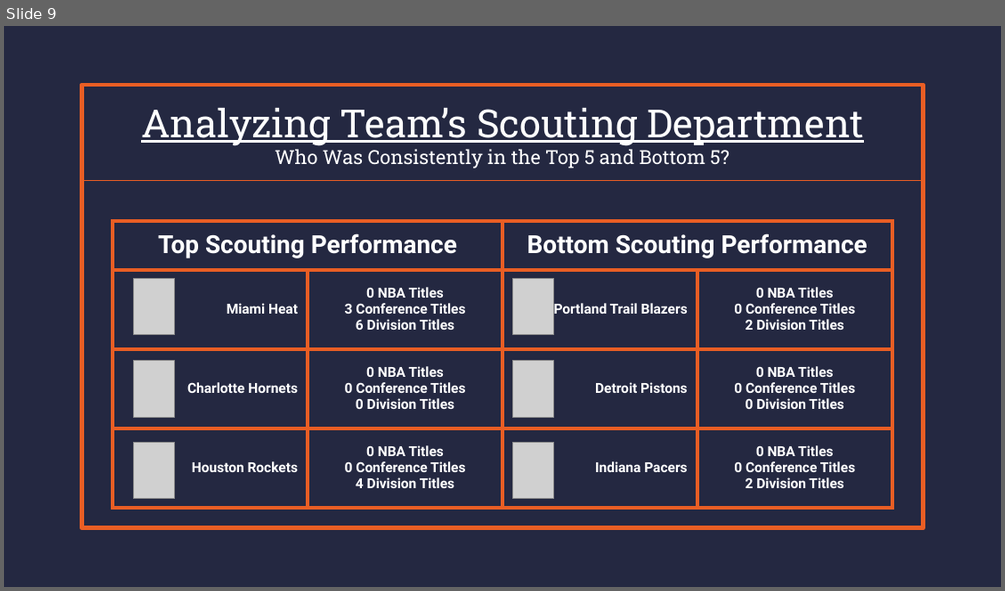
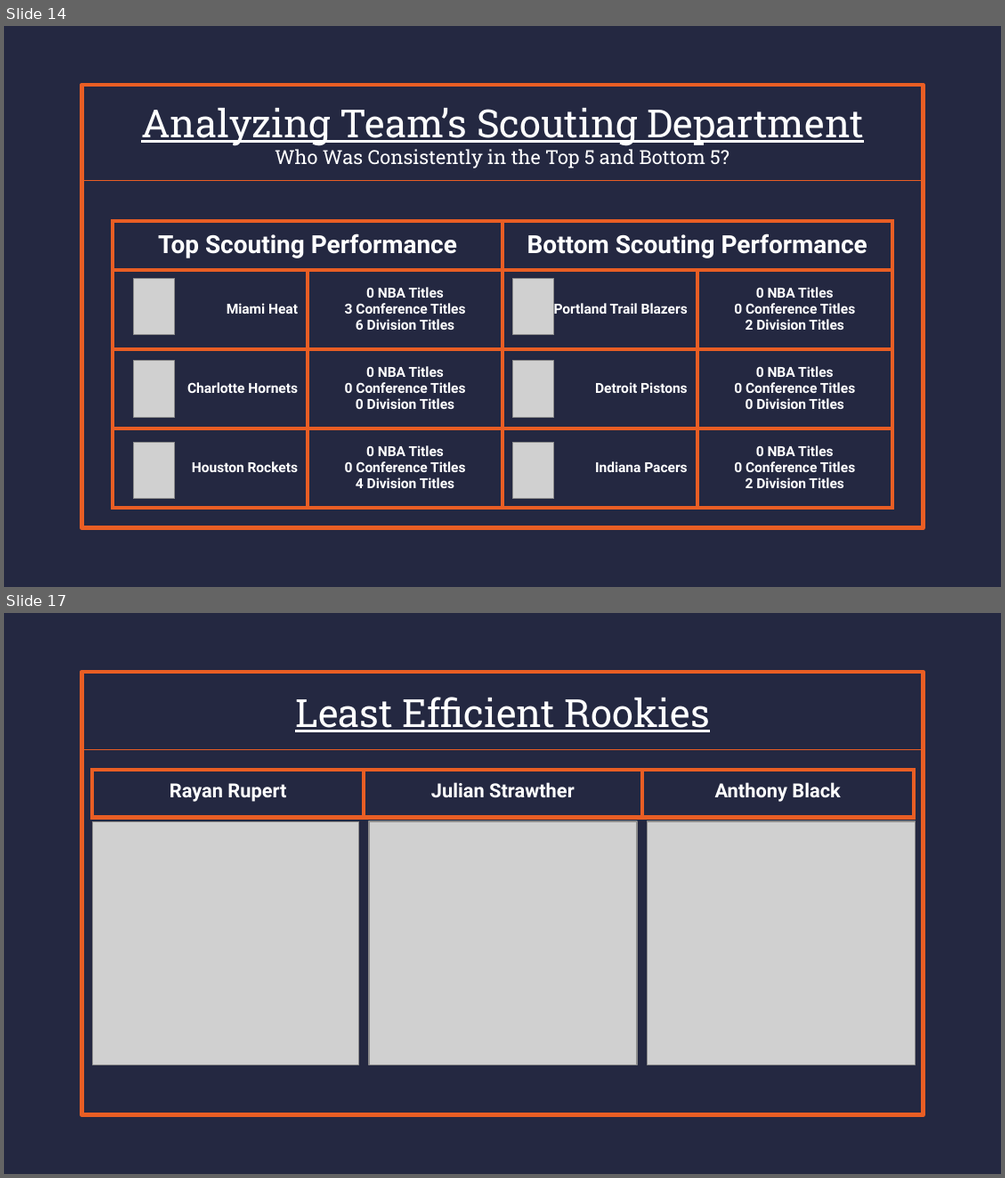
Before and after one commit to Zavello/capstone_DA12_NBA, a slide deck: CapStone Presentation.pptx. Shown one above the other, each under a label of ours: slide 9 before the commit, slides 14 and 17 after it; the slides between them are not shown. The pictures are 1005x591 and 1005x1178 pixels, drawn with LibreOffice and Linux fonts; fonts in the diff are those of the drawing; grey boxes stand for pictures. Boxes give left, top, right and bottom in pixels: in the first picture for what was removed or moved away, otherwise in the second. Text is boxed around its words. In the diff, an @@ line names an element or a change of style, - is before the commit and + after.

Commit message:
least_eff_shotchart

```diff
--- a/CapStone Presentation.pptx
+++ b/CapStone Presentation.pptx
@@ slide 17 added at <box>4,613,1001,1174</box>, background #242841; not listed: 1 template element that a slide beside it also shows @@
@@ rectangle added at <box>81,673,923,749</box>, outline #E95E24 0.75 pt, 28 pt, text #FFFFFF, underline @@
+Least Efficient Rookies
@@ table added at <box>93,770,914,818</box>, 1 rows, 3 columns @@
+Rayan Rupert | Julian Strawther | Anthony Black
@@ picture added at <box>93,821,359,1063</box> @@
@@ picture added at <box>369,821,637,1064</box> @@
@@ picture added at <box>647,821,915,1064</box> @@
@@ what was slide 9 is now slide 14 @@
```
Also in this commit, not shown: 1 slide changed, 6 other slides added, 11 other files.
